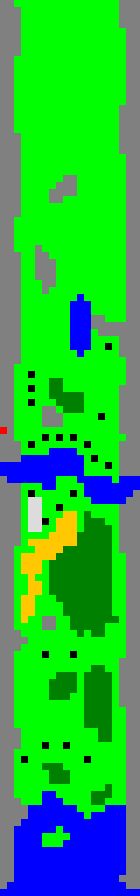
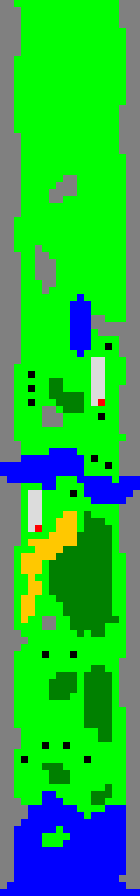
Two versions of the same layered image (140 × 896). Layer-by-layer changes:
painted on "enemies" over (0, 399, 105, 532)
painted on "midground" over (28, 357, 105, 497)
